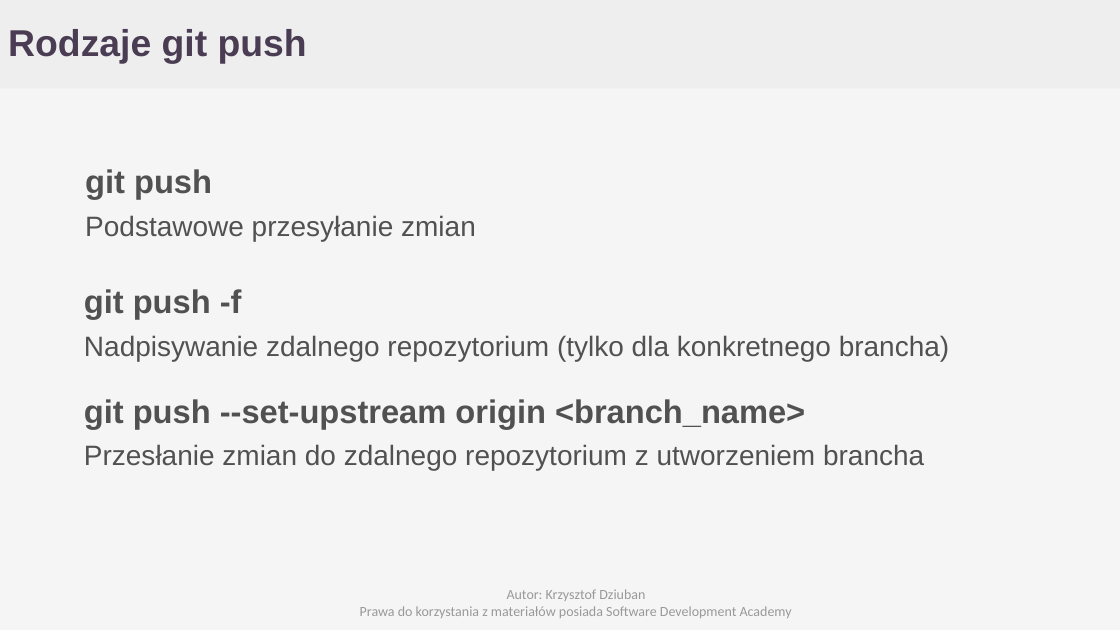
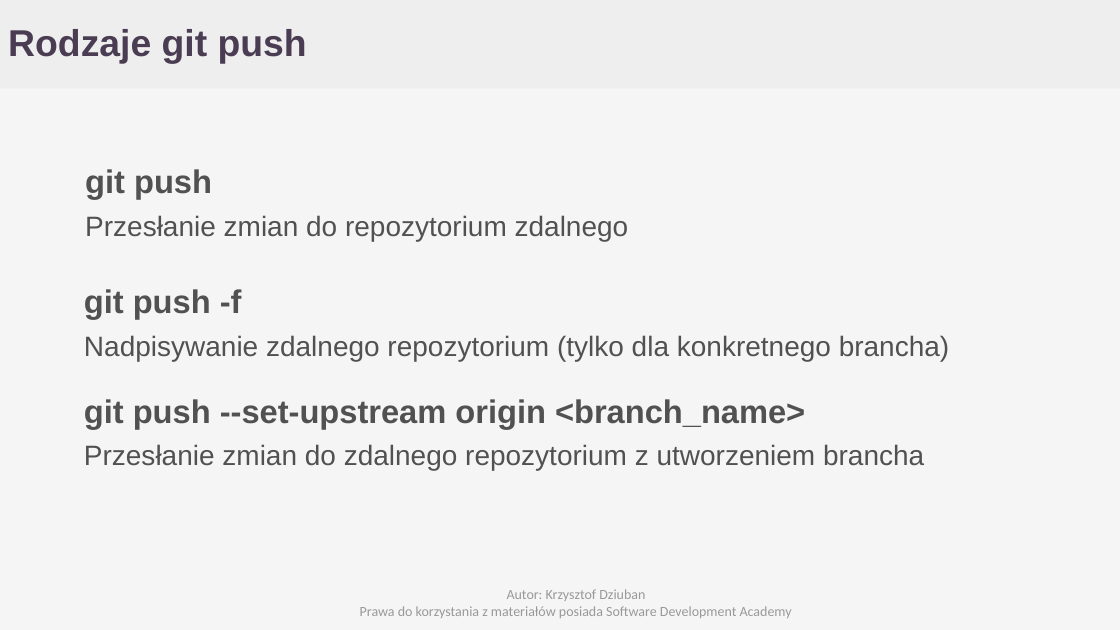
Before and after one commit to Cristopherus/Git_tutorial, a slide deck: slide 22 of GIT.pptx (slide 16 before the commit). Drawn at 1120x630 pixels with LibreOffice and Linux fonts; fonts in the diff are those of the drawing; background and template pictures are left out. Boxes give left, top, right and bottom in pixels: in the first picture for what was removed or moved away, otherwise in the second. Text is boxed around its words. In the diff, an @@ line names an element or a change of style, - is before the commit and + after.

```diff
--- a/GIT.pptx
+++ b/GIT.pptx
@@ text at bbox=[85, 215, 629, 241]: text changed @@
-Podstawowe przesyłanie zmian
+Przesłanie zmian do repozytorium zdalnego
```
Also in this commit, not shown: 4 other slides changed, 6 slides added.
